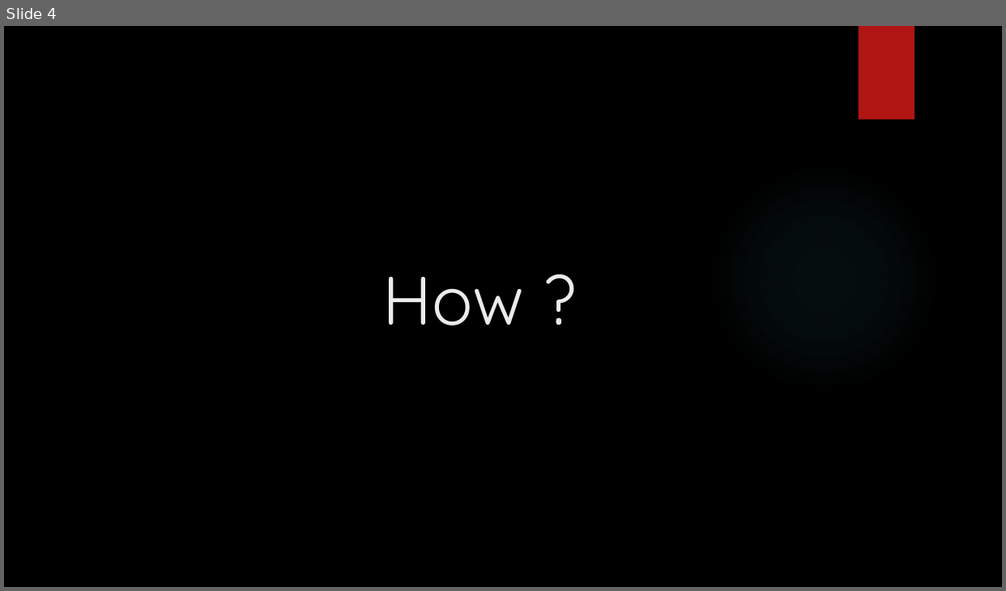
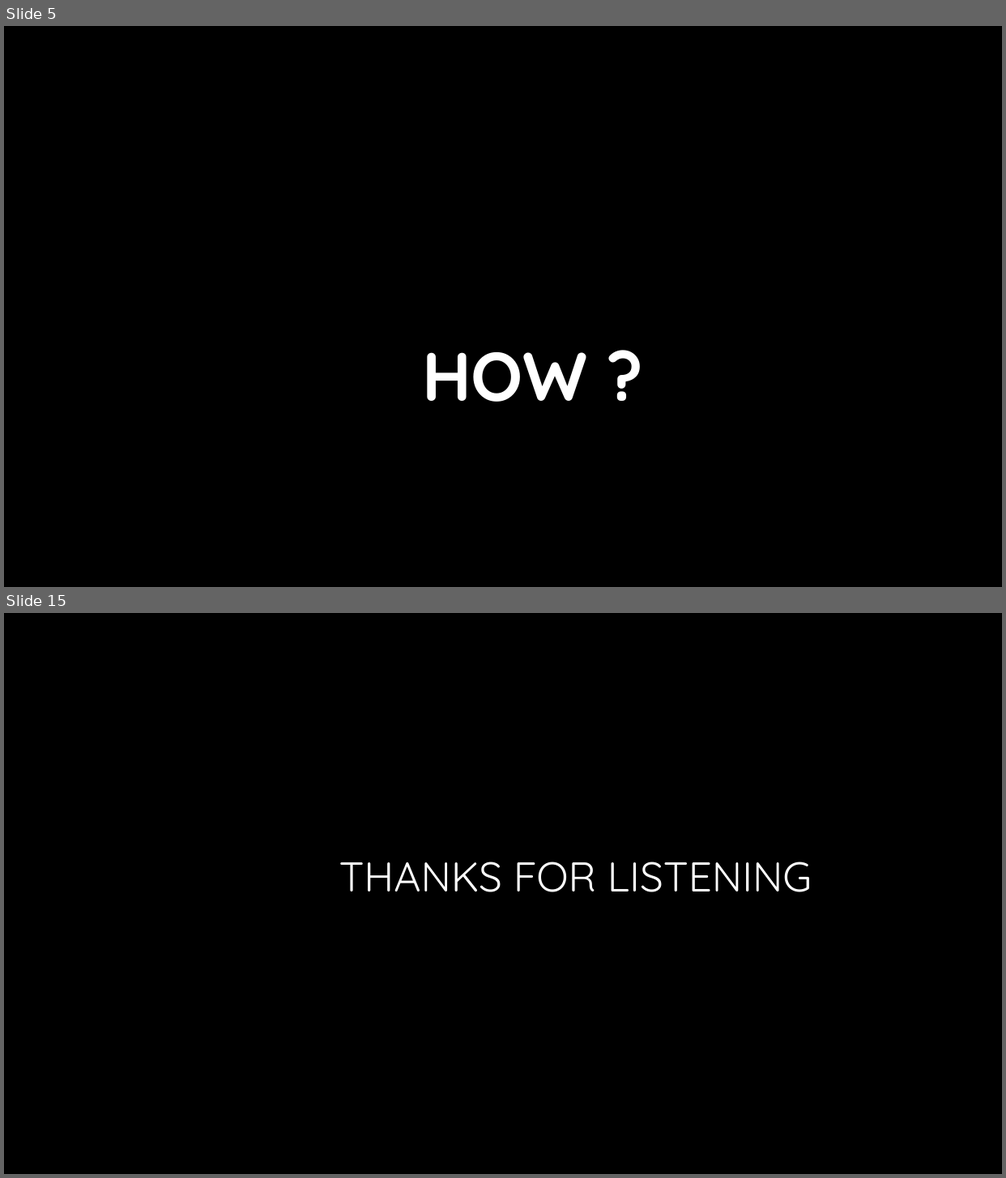
Before and after one commit to LukeHerbst/autocheckout_yolo, a slide deck: AI Automated checkout [Autosaved].pptx. Shown one above the other, each under a label of ours: slide 4 before the commit, slides 5 and 15 after it; the slides between them are not shown. The pictures are 1006x591 and 1006x1178 pixels, drawn with LibreOffice and Linux fonts; fonts in the diff are those of the drawing; background and template pictures are left out. Boxes give left, top, right and bottom in pixels: in the first picture for what was removed or moved away, otherwise in the second. Text is boxed around its words. In the diff, an @@ line names an element or a change of style, - is before the commit and + after.

```diff
--- a/AI Automated checkout [Autosaved].pptx
+++ b/AI Automated checkout [Autosaved].pptx
@@ slide 15 added at [4, 613, 1002, 1174], background #000000 @@
@@ title added at [339, 862, 812, 892], 40 pt, text #FFFFFF @@
+THANKS FOR LISTENING
@@ what was slide 4 is now slide 5 @@
@@ slide 5 changed as well @@
@@ rectangle removed at [859, 26, 914, 120] @@
@@ title "HOW ?" at [422, 352, 588, 402]: vertical alignment top to middle @@
@@ title at [422, 352, 588, 402]: text changed; text colour #EBEBEB to #FFFFFF; bold on @@
-How ?
+HOW ?
```
Also in this commit, not shown: 11 other slides changed, 6 other slides added, 4 slides removed, 5 other files.
